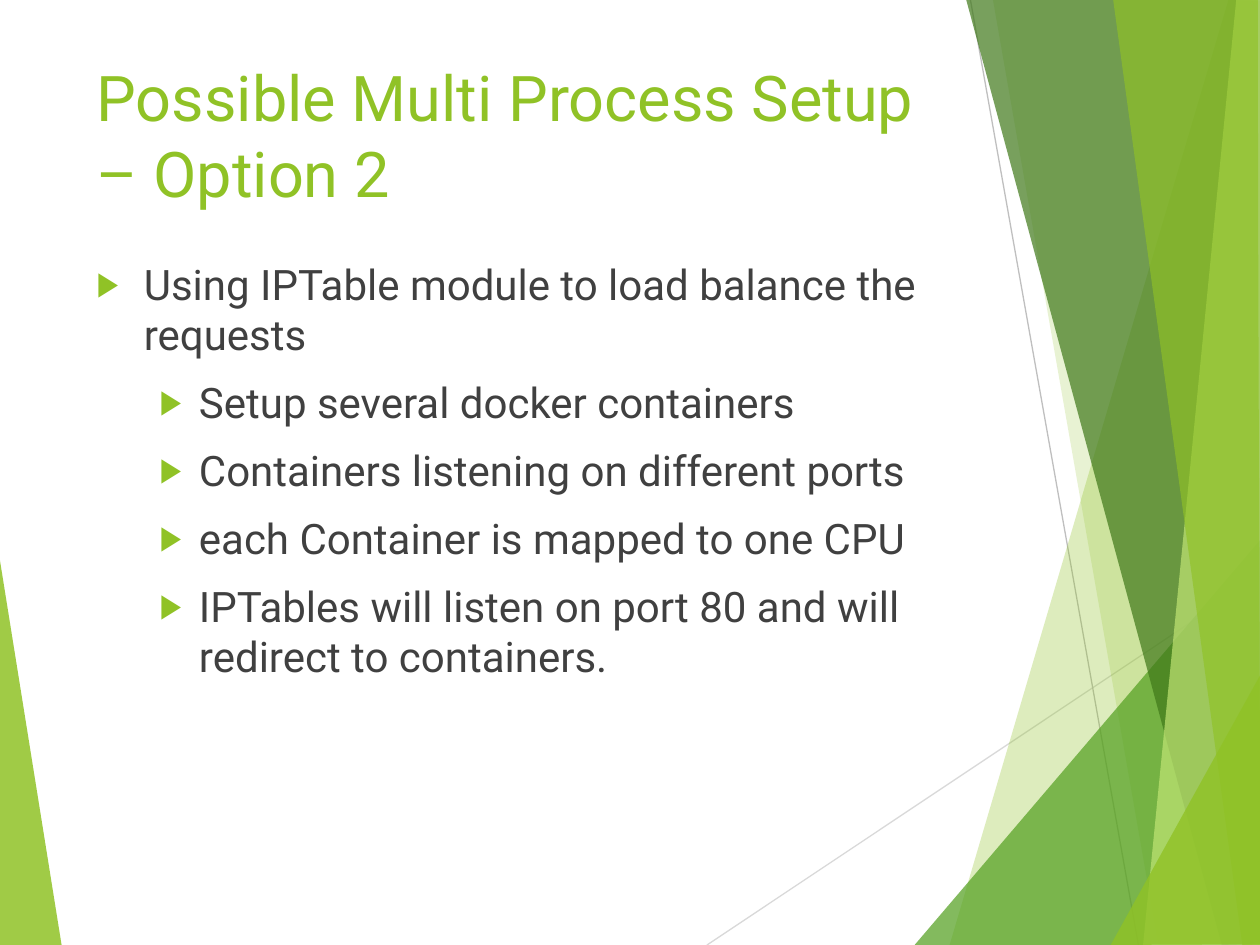
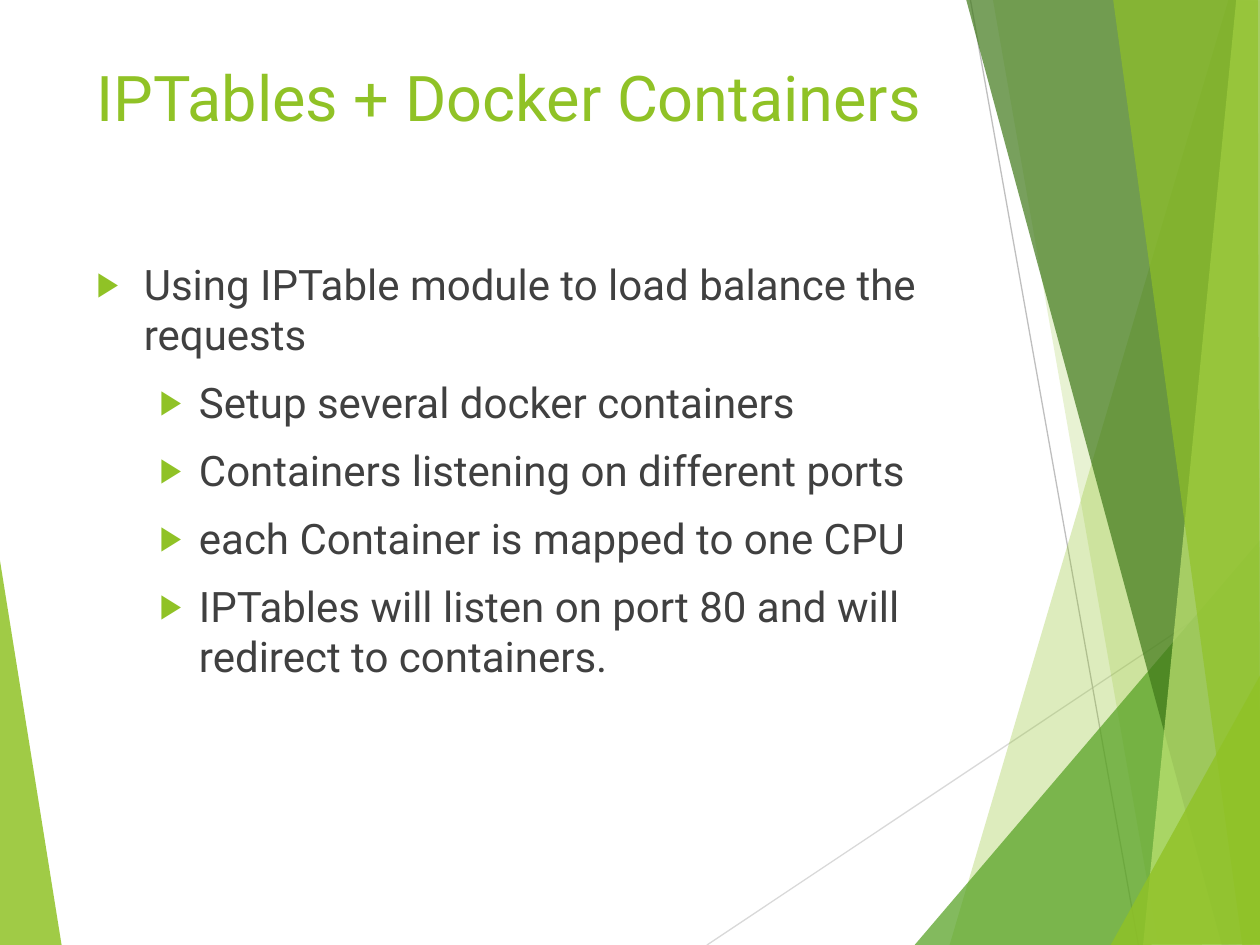
Before and after one commit to tamartwe/ijs_munich, a slide deck: slide 36 of node_js_performance/nodejs_performance/NodeJs_Performance.pptx (slide 32 before the commit). Drawn at 1260x945 pixels with LibreOffice and Linux fonts; fonts in the diff are those of the drawing. Boxes give left, top, right and bottom in pixels: in the first picture for what was removed or moved away, otherwise in the second. Text is boxed around its words. In the diff, an @@ line names an element or a change of style, - is before the commit and + after.

```diff
--- a/node_js_performance/nodejs_performance/NodeJs_Performance.pptx
+++ b/node_js_performance/nodejs_performance/NodeJs_Performance.pptx
@@ title at (97, 73, 921, 122): text changed @@
-Possible Multi Process Setup – Option 2
+IPTables + Docker Containers
```
Also in this commit, not shown: 17 other slides changed, 3 slides added, 13 other files.
